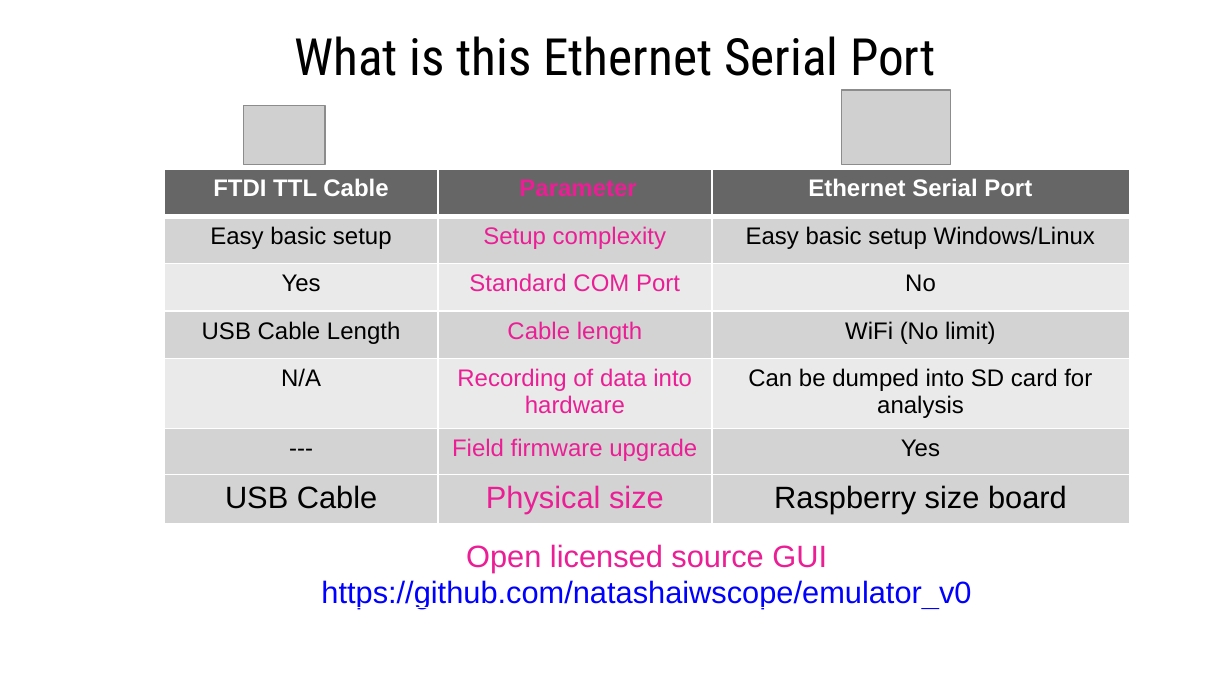
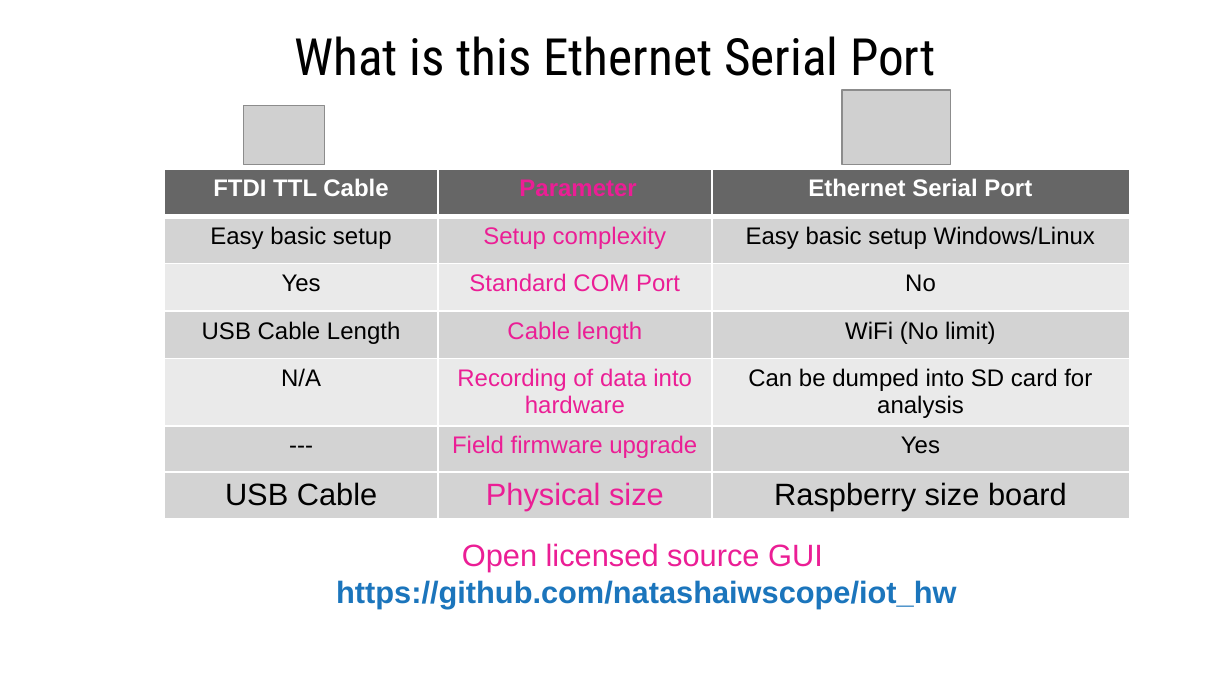
Before and after one commit to natashaiwscope/iot_hw, a slide deck: slide 17 of ppt/wireless.pptx. Drawn at 1232x693 pixels with LibreOffice and Linux fonts; fonts in the diff are those of the drawing; grey boxes stand for pictures. Boxes give left, top, right and bottom in pixels: in the first picture for what was removed or moved away, otherwise in the second. Text is boxed around its words. In the diff, an @@ line names an element or a change of style, - is before the commit and + after.

```diff
--- a/ppt/wireless.pptx
+++ b/ppt/wireless.pptx
@@ table: place and size @@
-table at <box>164,169,1129,524</box>
+table at <box>164,169,1129,519</box>
@@ text at <box>336,543,956,609</box>: text changed; text colour #0000FF to #1B75BC; bold on @@
-Open licensed source GUI https://github.com/natashaiwscope/emulator_v0
+Open licensed source GUI
+https://github.com/natashaiwscope/iot_hw
```
Also in this commit, not shown: 8 other slides changed.
